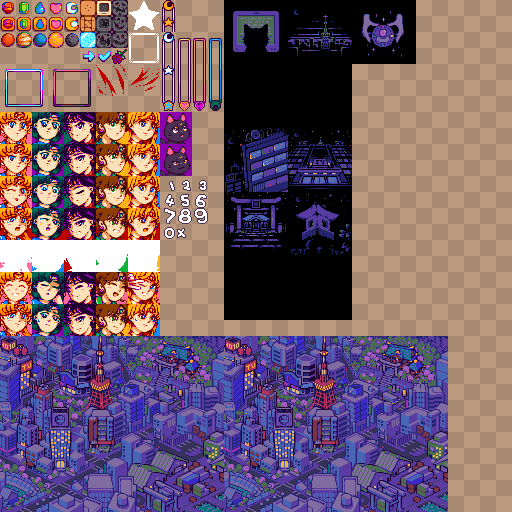
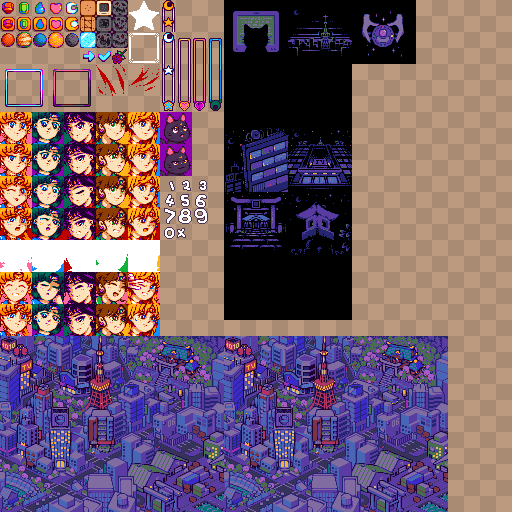
Two versions of the same layered image (512 × 512). Layer-by-layer changes:
painted on "charas danger" over [28, 319, 121, 336]
painted on "charas idle2" over [112, 161, 149, 172]
painted on "charas idle" over [114, 127, 144, 140]
